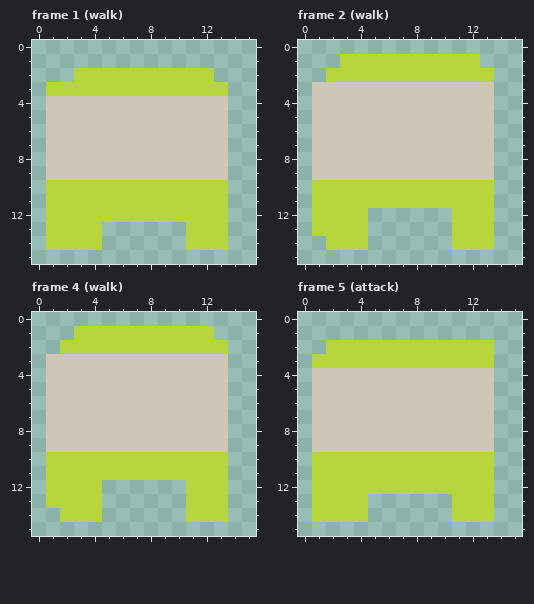
Two states of a pixel-art file, asset_src/graphics/characters/player/spells/jimmy/jimmy_3.ase. The first picture shows the starting point.
16x16 pixels, 8 frames. Shown: frame 1 (walk), frame 2 (walk), frame 4 (walk), frame 5 (attack). The commit also changed other frames, which this record leaves out.
The result:
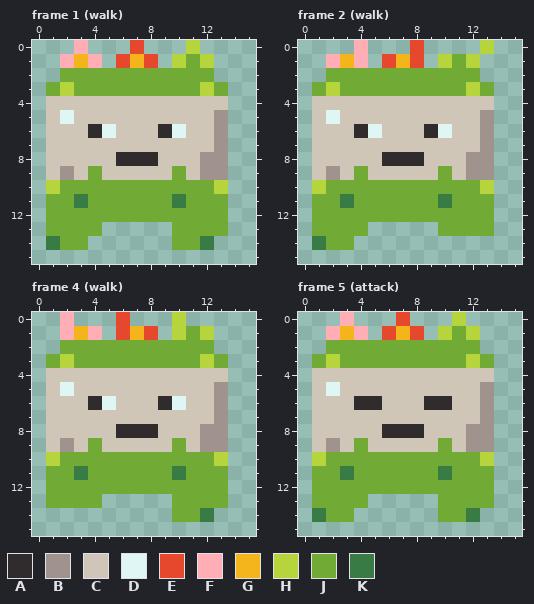
Palette (. is transparent): A #302c2e  B #a0938e  C #cfc6b8  D #dff6f5  E #e6482e  F #ffaeb6  G #f4b41b  H #b6d53c  J #71aa34  K #397b44
What changed:
Changed rows in their new state; - is an unchanged pixel.
Frame 1 (walk):
first column x 1:
 0 --F---E---H--
 1 -FGF-EGE-HJH-
 2 -JJJJJJJJJJJ-
 3 J-JJJJJJJJJ-J
 5 -D----------B
 6 ---AD---AD--B
 7 ------------B
 8 -----AAA---BB
 9 -B-J-----J-BB
10 -JJJJJJJJJJJ-
11 JJKJJJJJJKJJJ
12 JJJJJJJJJJJJJ
13 JJJJ-----JJJJ
14 KJJ.-----JJK.
Frame 2 (walk):
first column x 1:
 0 ---F---E----H
 1 -FGF.EGE.-J--
 2 -JJJJJJJJJJJ.
 3 JHJJJJJJJJJHJ
 5 -D----------B
 6 ---AD---AD--B
 7 ------------B
 8 -----AAA---BB
 9 -B-J-----J-BB
10 -JJJJJJJJJJJ-
11 JJKJJJJJJKJJJ
12 JJJJJJJJJJJJJ
13 JJJJ-----JJJJ
14 KJJ.------...
Frame 4 (walk):
first column x 1:
 0 -F---E---H---
 1 -FGF.EGE.-J--
 2 -JJJJJJJJJJJ.
 3 JHJJJJJJJJJHJ
 5 -D----------B
 6 ---AD---AD--B
 7 ------------B
 8 -----AAA---BB
 9 -B-J-----J-BB
10 -JJJJJJJJJJJ-
11 JJKJJJJJJKJJJ
12 JJJJJJJJJJJJJ
13 JJJJ-----JJJJ
14 -...-----JJK.
Frame 5 (attack):
first column x 1:
 0 --F---E---H--
 1 -FGF-EGE-HJH-
 2 -JJJJJJJJJJJ.
 3 J-JJJJJJJJJ-J
 5 -D----------B
 6 ---AA---AA--B
 7 ------------B
 8 -----AAA---BB
 9 -B-J-----J-BB
10 -JJJJJJJJJJJ-
11 JJKJJJJJJKJJJ
12 JJJJJJJJJJJJJ
13 JJJJ-----JJJJ
14 KJJ.-----JJK.
Changed places in both pictures, as pixel boxes (x1, y1, x2, y2):
changed: (46, 40, 228, 250)
changed: (312, 40, 494, 250)
changed: (46, 312, 228, 522)
changed: (312, 312, 494, 522)
